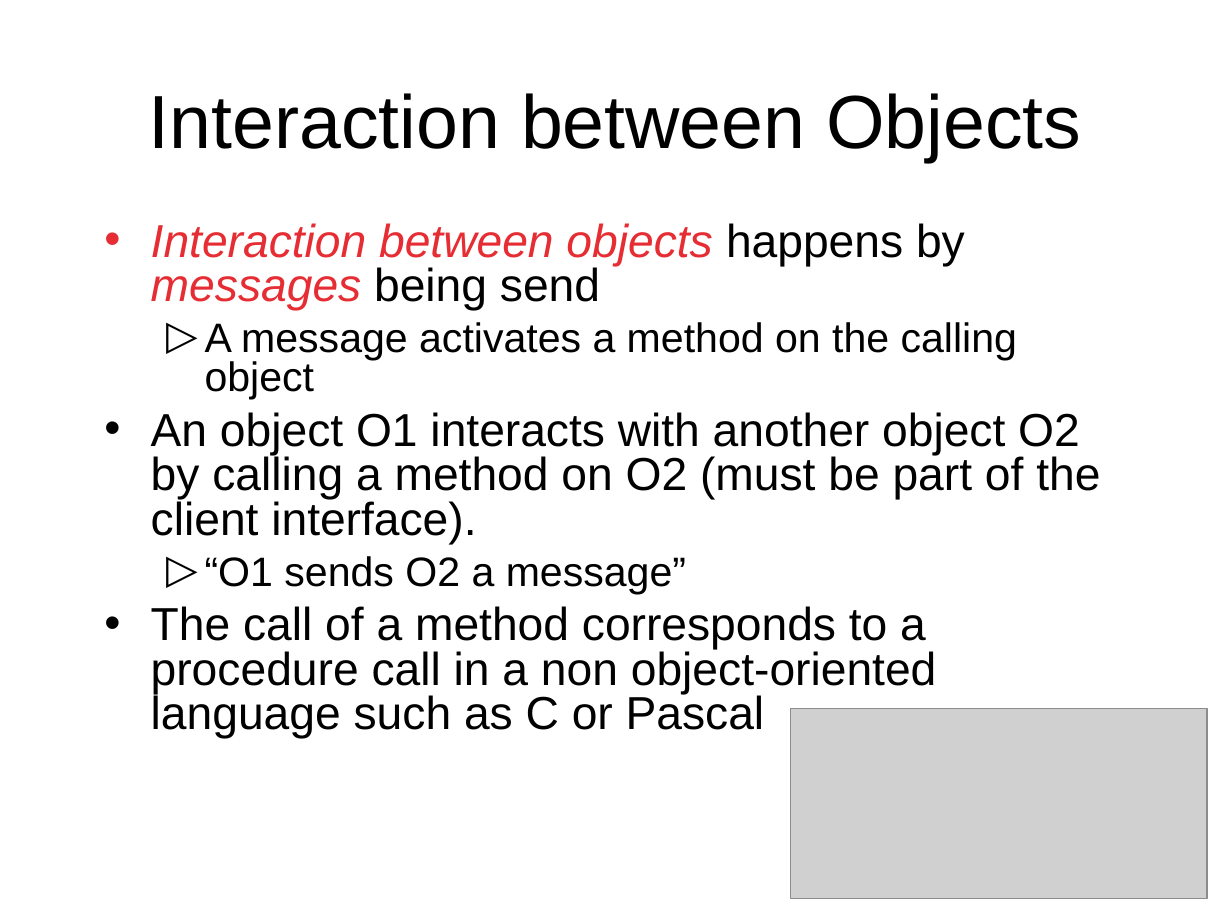
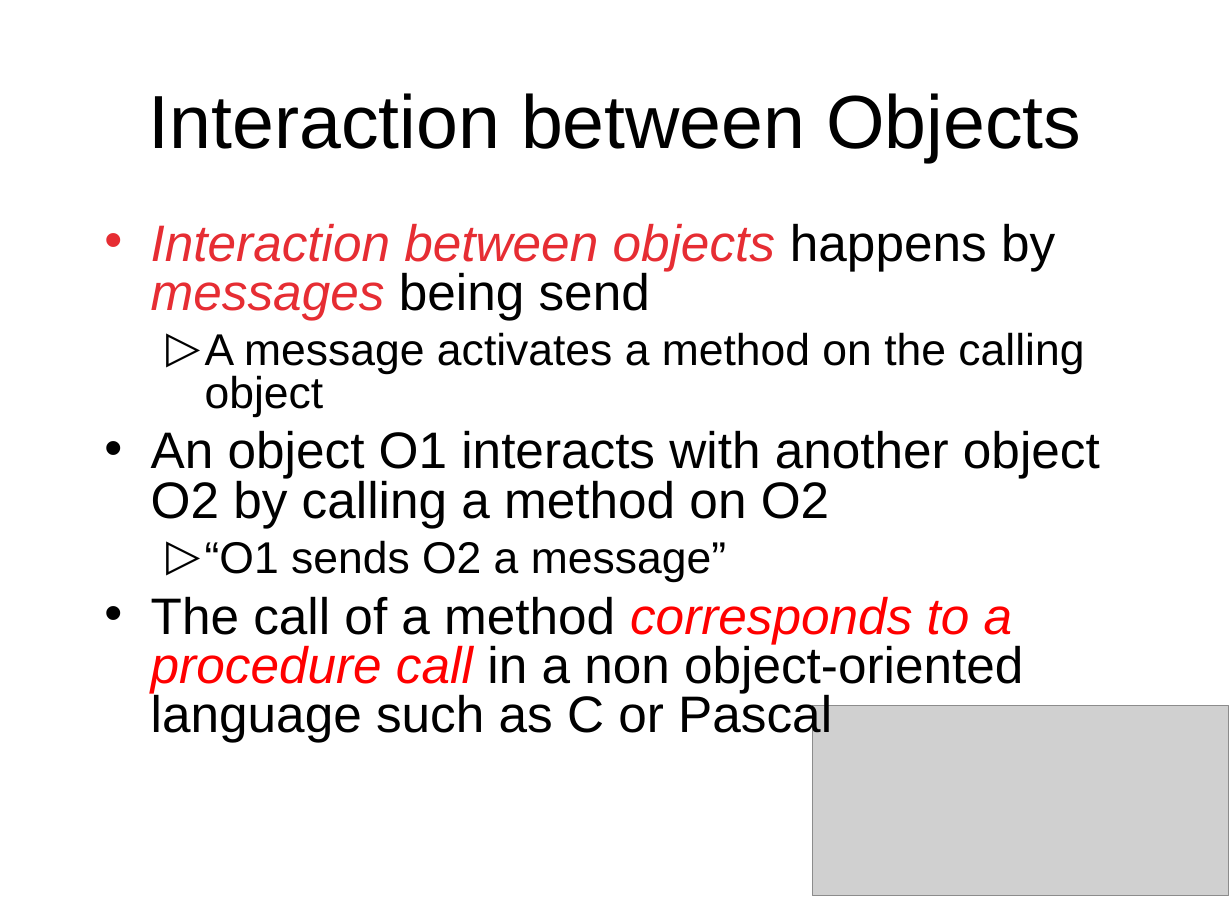
Before and after one commit to octaviordz/zjnu2017.github.io, a slide deck: slide 19 of OOP/lectures/020--Java.Basics.ppt. Drawn at 1232x924 pixels with LibreOffice and Linux fonts; fonts in the diff are those of the drawing; grey boxes stand for pictures. Boxes give left, top, right and bottom in pixels: in the first picture for what was removed or moved away, otherwise in the second. Text is boxed around its words. In the diff, an @@ line names an element or a change of style, - is before the commit and + after.

```diff
--- a/OOP/lectures/020--Java.Basics.ppt
+++ b/OOP/lectures/020--Java.Basics.ppt
@@ text at box(151, 223, 1084, 742): size 27 to 30 pt in "Interaction between objects happens by messages being ...", "The call of a method corresponds to ..."; size 24 to 26 pt in "A message activates a method on the ...", "“O1 sends O2 a message”"; text colour #000000 to #FF0000, italic on in "corresponds to a procedure call" @@
@@ text at box(151, 430, 1100, 528): text changed; size 27 to 30 pt @@
-• An object O1 interacts with another object O2 by calling a method on O2 (must be part of the client interface).
+• An object O1 interacts with another object O2 by calling a method on O2
@@ picture: place and size @@
-picture at box(791, 708, 1207, 898)
+picture at box(812, 706, 1228, 896)
```
Also in this commit, not shown: 18 other slides changed, 4 slides added, 5 other files.
